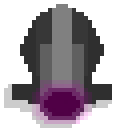
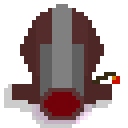
Two versions of the same layered image (128 × 128). Layer-by-layer changes:
added layer "Layer 3" above "Layer 1" over <box>92,72,120,84</box>
painted on "Layer 1" over <box>12,8,112,124</box>
